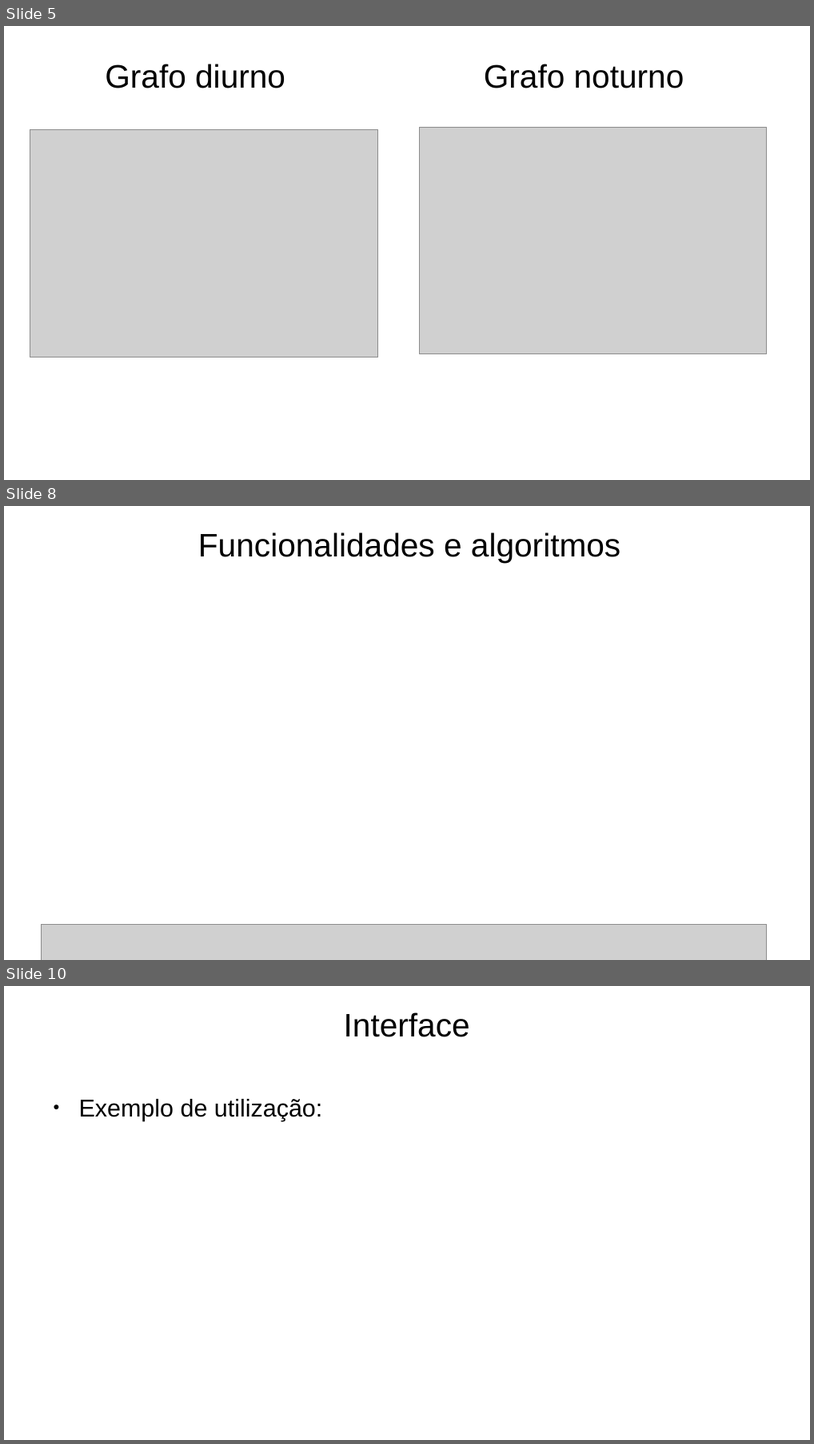
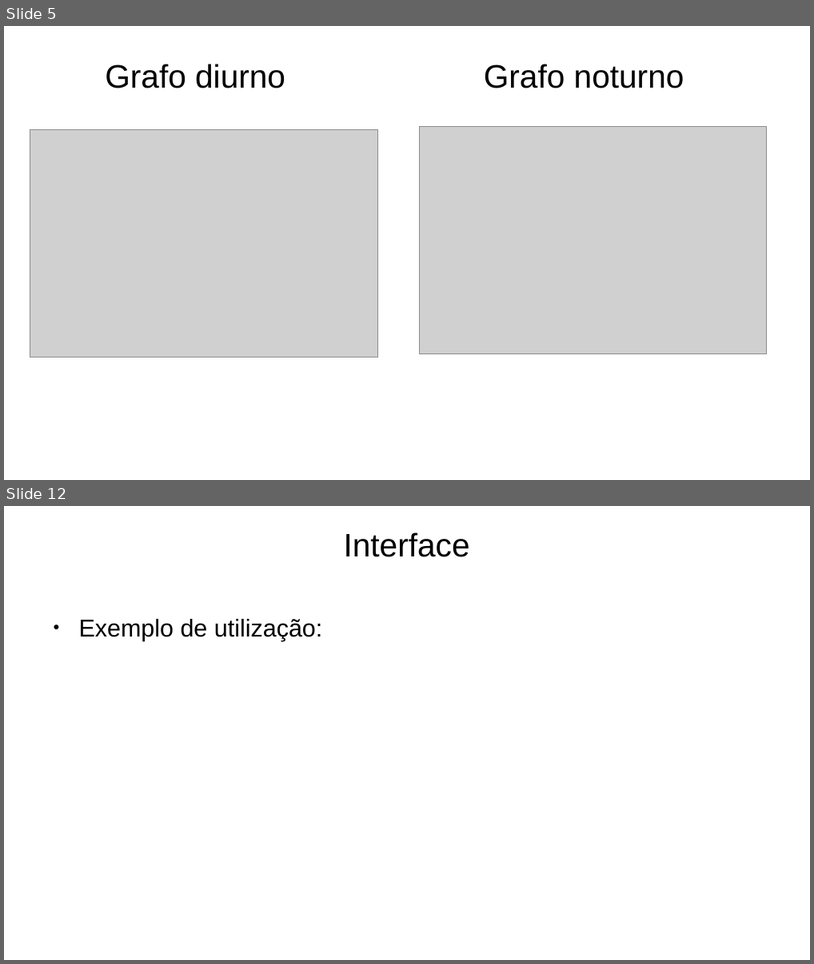
Before and after one commit to Naapperas/feup-aed-proj2, a slide deck: Apresentação.pptx. Shown one above the other, each under a label of ours: slides 5, 8 and 10 before the commit, slides 5 and 12 after it; the slides between them are not shown. The pictures are 814x1444 and 814x964 pixels, drawn with LibreOffice and Linux fonts; fonts in the diff are those of the drawing; grey boxes stand for pictures. Boxes give left, top, right and bottom in pixels: in the first picture for what was removed or moved away, otherwise in the second. Text is boxed around its words. In the diff, an @@ line names an element or a change of style, - is before the commit and + after.

```diff
--- a/Apresentação.pptx
+++ b/Apresentação.pptx
@@ slide 8 removed at (x1=4, y1=506, x2=810, y2=960), background #FFFFFF @@
@@ text removed at (x1=198, y1=532, x2=621, y2=563) @@
-Funcionalidades e algoritmos
@@ picture removed at (x1=42, y1=924, x2=767, y2=960) @@
@@ what was slide 10 is now slide 12 @@
```
Also in this commit, not shown: 5 slides changed, 3 slides added.
